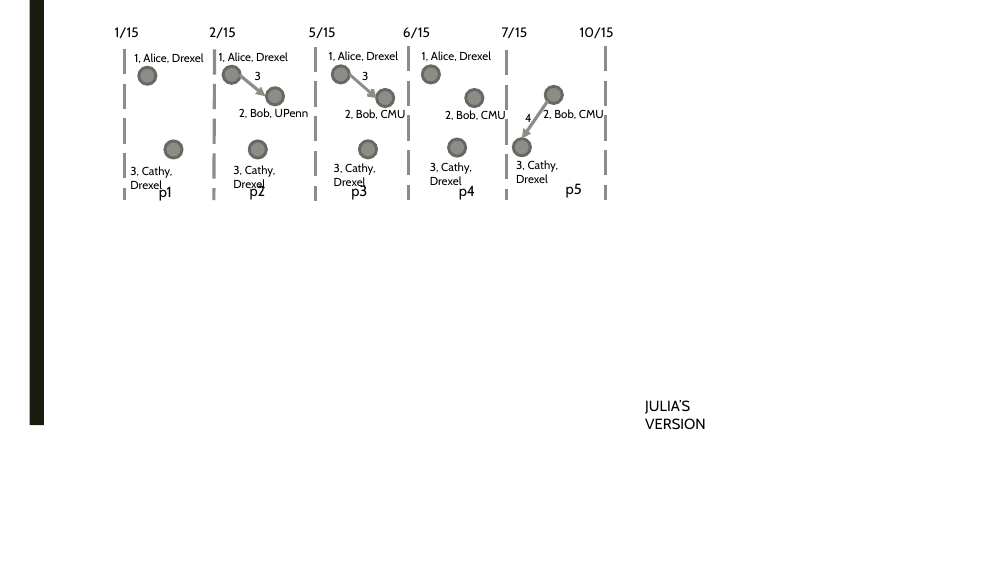
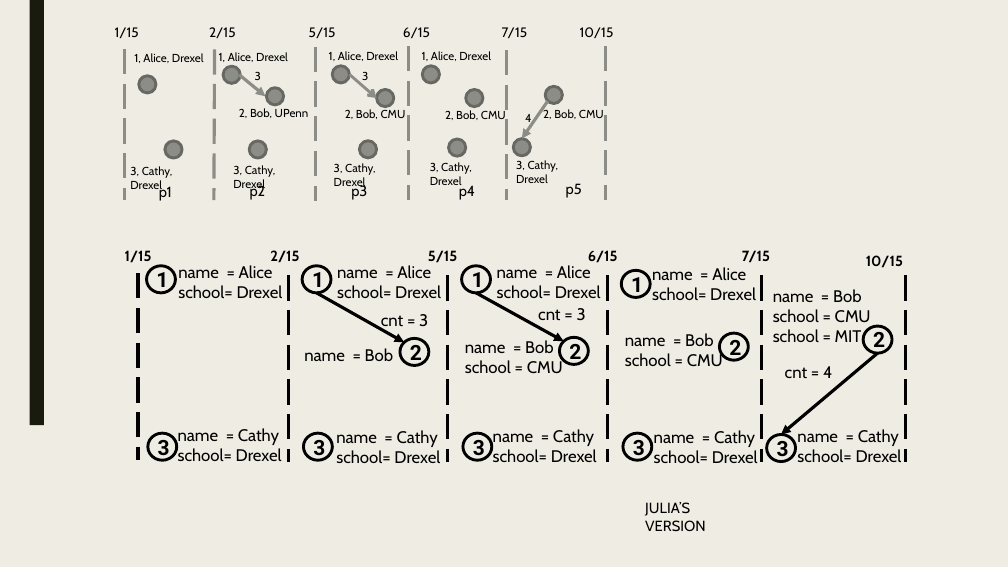
Before and after one commit to PortalDB/portal, a slide deck: slide 16 of paper/pvldb2016/figs/model.pptx (slide 11 before the commit). Drawn at 1008x567 pixels with LibreOffice and Linux fonts; fonts in the diff are those of the drawing. Boxes give left, top, right and bottom in pixels: in the first picture for what was removed or moved away, otherwise in the second. Text is boxed around its words. In the diff, an @@ line names an element or a change of style, - is before the commit and + after.

Commit message:
latest

```diff
--- a/paper/pvldb2016/figs/model.pptx
+++ b/paper/pvldb2016/figs/model.pptx
@@ background #FFFFFF to #EFEDE3 @@
@@ ellipse: place and size @@
-ellipse at <box>139,67,157,85</box>
+ellipse at <box>139,76,157,93</box>
@@ group added at <box>125,250,906,463</box>: 22 texts, 13 ellipses, 6 lines, 3 arrows @@
+1
+name = Alice
+school= Drexel
+3
+name = Cathy
+school= Drexel
+cnt = 3
+1
+name = Alice
+school= Drexel
+3
+name = Cathy
+school= Drexel
+name = Bob
+2
+cnt = 3
+1
+name = Alice
+school= Drexel
+3
+name = Cathy
+school= Drexel
+name = Bob
+school = CMU
+2
+3
+name = Cathy
+school= Drexel
+name = Bob
+school = CMU
+2
+3
+name = Cathy
+school= Drexel
+name = Bob
+school = CMU
+school = MIT
+2
+cnt = 4
+1
+name = Alice
+school= Drexel
+10/15
+7/15
+5/15
+6/15
+2/15
+1/15
@@ text "JULIA’S VERSION": place and size @@
-text "JULIA’S VERSION" at <box>645,400,706,430</box>
+text "JULIA’S VERSION" at <box>645,502,706,531</box>
```
Also in this commit, not shown: 1 other slide changed, 4 slides added.
